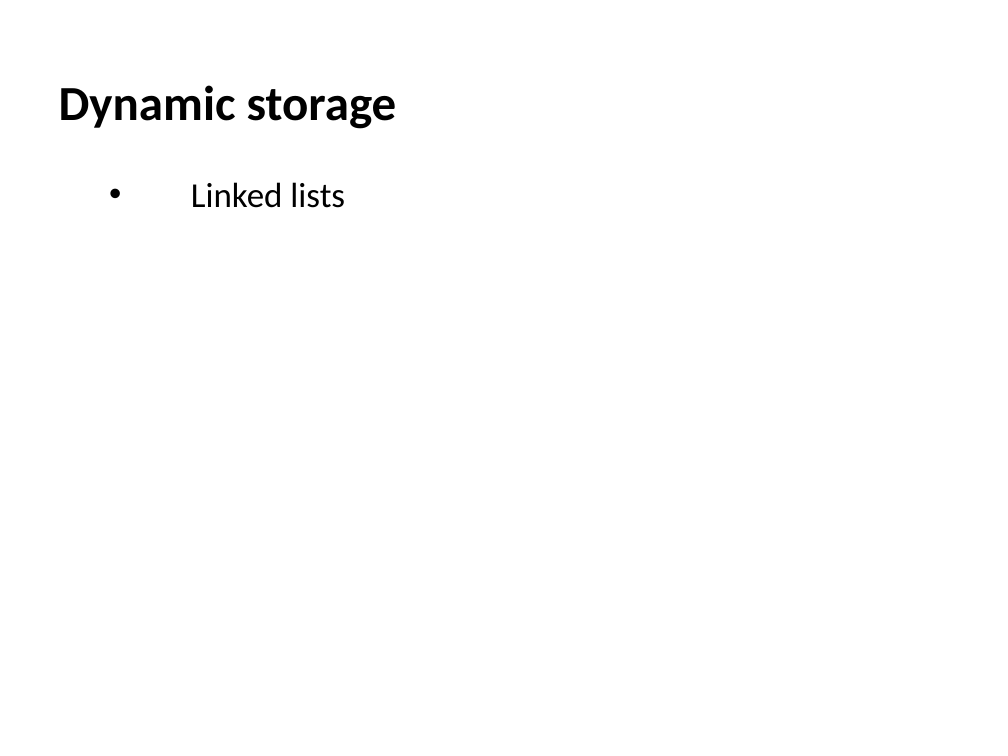
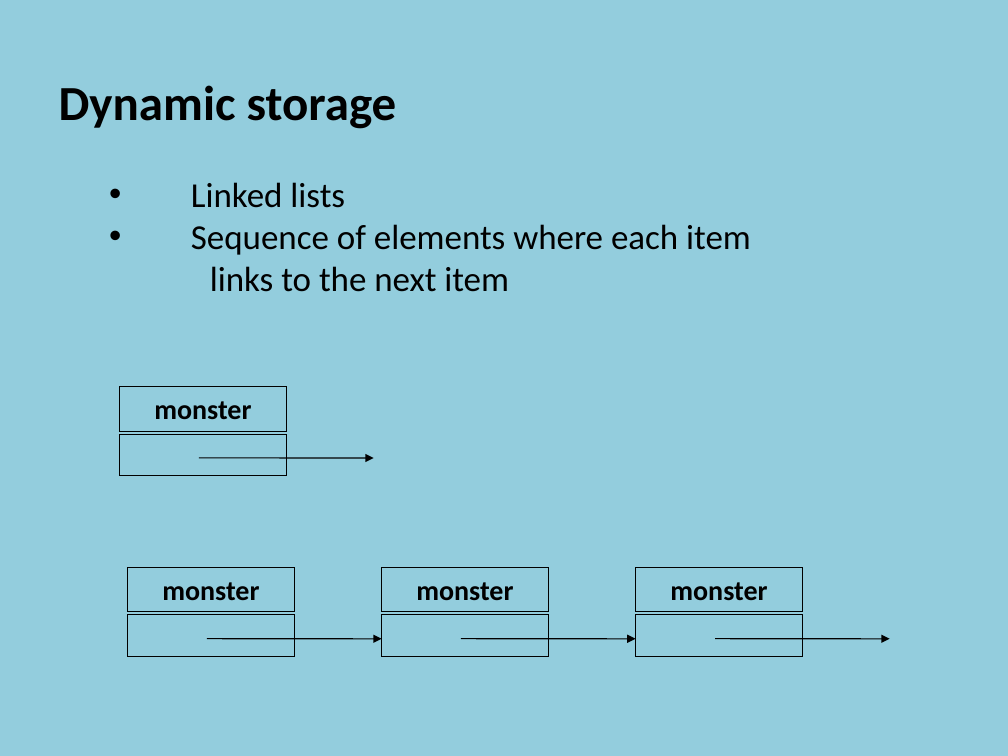
Before and after one commit to szetko/course-materials, a slide deck: slide 4 of Programming 4/03.1 Linked Lists/03.1 Linked Lists.pptx (slide 5 before the commit). Drawn at 1008x756 pixels with LibreOffice and Linux fonts; fonts in the diff are those of the drawing. Boxes give left, top, right and bottom in pixels: in the first picture for what was removed or moved away, otherwise in the second. Text is boxed around its words. In the diff, an @@ line names an element or a change of style, - is before the commit and + after.

```diff
--- a/Programming 4/03.1 Linked Lists/03.1 Linked Lists.pptx
+++ b/Programming 4/03.1 Linked Lists/03.1 Linked Lists.pptx
@@ background #FFFFFF to #93CDDD @@
@@ text at box(191, 224, 751, 292): paragraphs added @@
+    • Sequence of elements where each item
+    links to the next item
@@ group added at box(120, 386, 890, 656): 8 rectangles, 4 arrows @@
+monster
+monster
+monster
+monster
```
Also in this commit, not shown: 5 other slides changed, 26 slides added, 1 slide removed, 1 other file.
